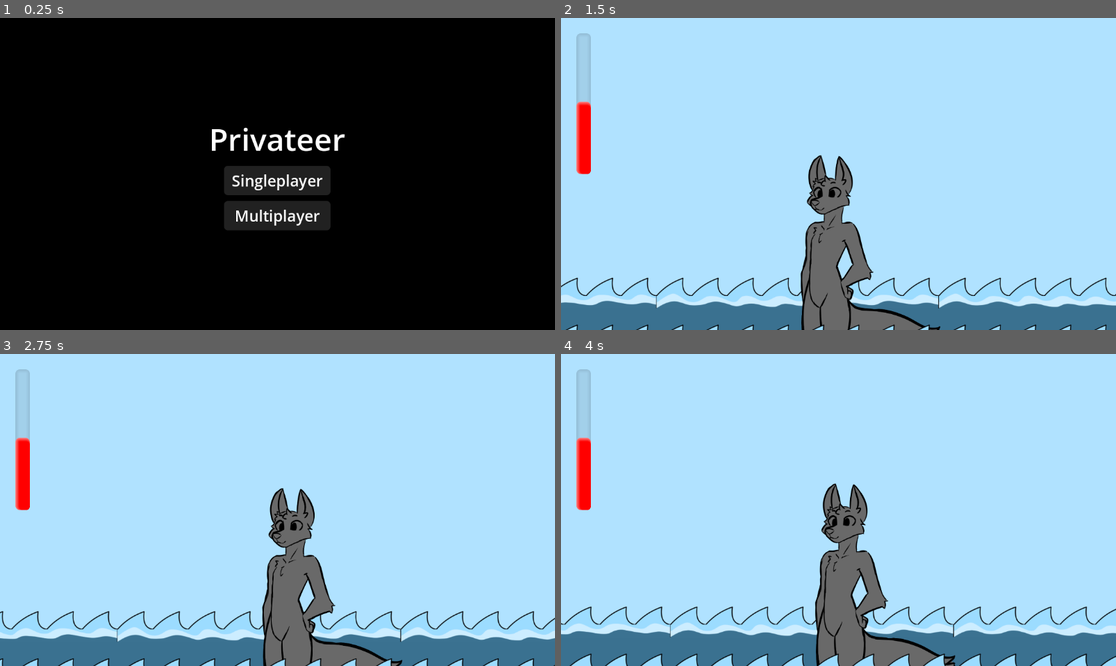
Above: before the commit, frames 1-4 (two rows, left to right).
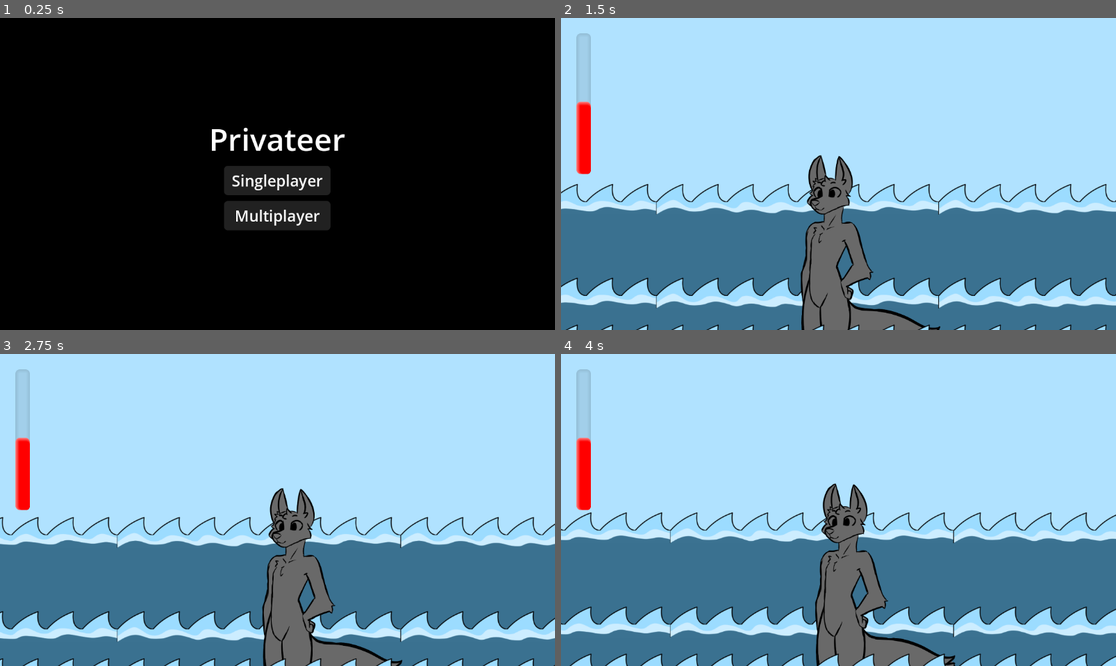
Above: after the commit, the same moments.

Repository: Changryy/Privateer
Game: Godot game, scene res://Game/Menu/Menu.tscn
Same seed, same stepped clock (60 frames per second), same inputs: the game is played once before the commit and once after it.
Inputs (mouse positions are in pixels of both pictures, inside the frame that each line leads up to):
- Up to frame 1 (0.25 s): no input
- Up to frame 2 (1.5 s): click "Singleplayer" at 0.5 s; tap Enter at 1.25 s; move the mouse to (960, 158) at 1.27 s; press the mouse at (960, 158) at 1.28 s; hold D (right) from 1.28 s (still down)
- Up to frame 3 (2.75 s): keep holding D (right); tap Space (jump) at 1.52, 2, 2.27 s; move the mouse to (166, 525) at 2.02 s; release the mouse at (166, 525) at 2.03 s; click (166, 525) at 2.1 s
- Up to frame 4 (4 s): tap Enter at 2.75 s; move the mouse to (894, 441) at 2.77 s; release D (right) at 2.78 s; press the mouse at (894, 441) at 2.78 s; hold A (left) 2.78-3.53 s; tap Space (jump) at 3.5, 3.77 s; move the mouse to (810, 572) at 3.52 s; release the mouse at (810, 572) at 3.53 s; hold D (right) from 3.53 s (still down); click (810, 572) at 3.6 s

The runs differ from the first frame. In frame 2, 25% of the frame differs, in the area x 0-100%, y 53-89%; in frame 3, 25%, in the area x 0-100%, y 52-89%; in frame 4, 25%.
Error in both runs: Cannot call method 'change_scene_to_file' on a null value. (res://Game/Menu/Menu.gd:17)

Commit message:
Scalables

Diff:
--- a/Game/World/Main.tscn
+++ b/Game/World/Main.tscn
@@ -38,6 +38,10 @@
 
 [node name="Enemy" type="CanvasLayer" parent="Layers"]
 script = ExtResource("3_732wu")
+id = -1
+height = 800
+
+[node name="Ocean4" parent="Layers/Enemy" instance=ExtResource("2_mueq4")]
 
 [node name="Player" type="Node" parent="Layers"]
 
--- a/Game/World/Player/Player.tscn
+++ b/Game/World/Player/Player.tscn
@@ -8,6 +8,7 @@
 [ext_resource type="Script" path="res://Game/World/Player/Hitbox.gd" id="5_5oasc"]
 [ext_resource type="Script" path="res://Game/World/Player/PlayerCamera.gd" id="5_57t5e"]
 [ext_resource type="Script" path="res://Game/World/Player/Input/Movement.gd" id="5_527tq"]
+[ext_resource type="Script" path="res://Game/World/Ship/Scalable.gd" id="5_b5rn3"]
 [ext_resource type="Script" path="res://Game/World/Player/Input/Helming.gd" id="6_ekgyc"]
 [ext_resource type="Script" path="res://Game/World/Player/Input/Die.gd" id="7_vvkv8"]
 [ext_resource type="Script" path="res://Game/World/Player/Input/Puppet.gd" id="8_mgrkk"]
@@ -160,9 +161,14 @@
 anim_player = NodePath("../AnimationPlayer")
 active = true
 
-[node name="SpritePos" type="Node2D" parent="."]
+[node name="SpritePos" type="Node2D" parent="." node_paths=PackedStringArray("scalable")]
 top_level = true
 script = ExtResource("4_bjk0p")
+scalable = NodePath("Scalable")
+
+[node name="Scalable" type="Node" parent="SpritePos" node_paths=PackedStringArray("start_node")]
+script = ExtResource("5_b5rn3")
+start_node = NodePath("..")
 
 [node name="Sprite" type="Sprite2D" parent="SpritePos"]
 unique_name_in_owner = true
@@ -175,9 +181,8 @@
 monitoring = false
 script = ExtResource("5_5oasc")
 
-[node name="Hitbox" type="CollisionShape2D" parent="SpritePos/Interaction"]
-position = Vector2(0, -481)
-shape = SubResource("CapsuleShape2D_6cmj4")
+[node name="CollisionPolygon2D" type="CollisionPolygon2D" parent="SpritePos/Interaction"]
+polygon = PackedVector2Array(-108, -92, -107, -861, 108, -860, 112, -93)
 
 [node name="Camera" type="Camera2D" parent="SpritePos"]
 position = Vector2(0, -482)
--- a/Game/World/Player/SpritePos.gd
+++ b/Game/World/Player/SpritePos.gd
@@ -1,9 +1,32 @@
 extends Node2D
+
+
+@export var sync_rotation := true
+@export var scalable: Scalable
+
+var last_scale: float = 1
 
 
 
 func _process(_delta: float) -> void:
 	if owner.ghost: return
 	if !is_instance_valid(owner.ship): return
-	global_position = owner.ship.to_global(owner.position)
-	global_rotation = owner.ship.global_rotation
+
+	var ship_scale := get_ship_scale()
+
+	global_position = owner.ship.to_global(owner.position * ship_scale)
+	if sync_rotation: global_rotation = owner.ship.global_rotation
+
+	if ship_scale != last_scale:
+		last_scale = ship_scale
+		if !is_instance_valid(scalable): return
+		scalable.set_scale(last_scale)
+
+
+
+func get_ship_scale() -> float:
+	if !is_instance_valid(owner.ship): return 1
+	if !owner.ship.has_meta(&"scalable"): return 1
+	var ship_scalable := owner.ship.get_meta(&"scalable") as Scalable
+	if !is_instance_valid(ship_scalable): return 1
+	return ship_scalable.current_scale
--- /dev/null
+++ b/Game/World/Ship/Scalable.gd
@@ -0,0 +1,46 @@
+extends Node
+class_name Scalable
+
+@export var start_node: Node2D
+
+var polygons: Array[CollisionPolygon2D] = []
+var sprites: Array[Sprite2D] = []
+
+var current_scale: float = 1
+
+
+func _ready() -> void:
+	owner.set_meta(&"scalable", self)
+
+
+
+func retreive_nodes(node: Node2D) -> void:
+	if !is_instance_valid(node): return
+	if node.top_level: return
+
+	if node is CollisionPolygon2D:
+		polygons.append(node)
+	elif node is Sprite2D:
+		sprites.append(node)
+
+	assert(not node is CollisionShape2D, "Collision shapes are not supported.\n%s" % get_path_to(node))
+
+	for c in node.get_children():
+		if not node is Node2D: continue
+		retreive_nodes(c)
+
+
+func set_scale(new_scale: float = 1) -> void:
+	polygons.clear()
+	sprites.clear()
+	retreive_nodes(start_node if is_instance_valid(start_node) else owner)
+
+	var scale: float = new_scale / current_scale
+	current_scale = new_scale
+
+	for poly in polygons:
+		for i in len(poly.polygon):
+			poly.polygon[i] *= scale
+
+	for sprite in sprites:
+		sprite.scale = Vector2.ONE * new_scale
--- a/Game/World/Ship/Ship.gd
+++ b/Game/World/Ship/Ship.gd
@@ -4,6 +4,7 @@
 @export var ground: StaticBody2D
 @export var height_offset: float = 50
 @export var animation: AnimationPlayer
+
 
 var contents: Array[Node2D] = []
 
--- a/Game/World/Ship/Ship.tscn
+++ b/Game/World/Ship/Ship.tscn
@@ -1,6 +1,7 @@
-[gd_scene load_steps=8 format=3 uid="uid://bn5yn84yfo7xf"]
+[gd_scene load_steps=9 format=3 uid="uid://bn5yn84yfo7xf"]
 
 [ext_resource type="Script" path="res://Game/World/Ship/Ship.gd" id="1_03lvu"]
+[ext_resource type="Script" path="res://Game/World/Ship/Scalable.gd" id="2_hkweo"]
 [ext_resource type="Texture2D" uid="uid://dh2g4alt6akhp" path="res://Game/World/Ship/Dingy2.png" id="2_utcbh"]
 [ext_resource type="Script" path="res://Game/World/Interactables/Helm.gd" id="3_aewmn"]
 [ext_resource type="Script" path="res://Game/World/Ship/Damagable.gd" id="4_sstih"]
@@ -69,28 +70,32 @@
 script = ExtResource("1_03lvu")
 ground = NodePath("Ground")
 animation = NodePath("Ship")
+metadata/_edit_vertical_guides_ = []
+
+[node name="Scalable" type="Node" parent="."]
+script = ExtResource("2_hkweo")
 
 [node name="Sprite2D" type="Sprite2D" parent="."]
 position = Vector2(25, -1439)
 texture = ExtResource("2_utcbh")
 
 [node name="Helm" type="Area2D" parent="." node_paths=PackedStringArray("pos", "drop_pos")]
-position = Vector2(-1333, -543)
 collision_layer = 12
 script = ExtResource("3_aewmn")
 pos = NodePath("HelmPos")
 drop_pos = NodePath("DropPos")
 
 [node name="CollisionPolygon2D" type="CollisionPolygon2D" parent="Helm"]
-polygon = PackedVector2Array(-152, -75, 107, -3, 138, 61, 58, 41, -82, 69, -106, 20, -152, 22, -196, -9, -200, -44)
+polygon = PackedVector2Array(-1485, -618, -1226, -546, -1195, -482, -1275, -502, -1415, -474, -1439, -523, -1485, -521, -1529, -552, -1533, -587)
 
 [node name="HelmPos" type="Marker2D" parent="Helm"]
-position = Vector2(-9, 513)
+position = Vector2(-1342, -30)
 
 [node name="DropPos" type="Marker2D" parent="Helm"]
-position = Vector2(98, 620)
+position = Vector2(-1235, 77)
 
 [node name="Ground" type="StaticBody2D" parent="."]
+visible = false
 top_level = true
 collision_layer = 2
 
@@ -113,3 +118,5 @@
 
 [node name="CollisionPolygon2D" type="CollisionPolygon2D" parent="Hull"]
 polygon = PackedVector2Array(-1568, -234, -1428, -83, -1387, 61, -1100, 238, -790, 340, 524, 397, 935, 329, 1332, 129, 1607, -136, 1830, -434, 1498, -313, 799, -162, 37, -162, -749, -249, -1568, -430)
+
+[node name="Polygon2D" type="Polygon2D" parent="."]
--- a/project.godot
+++ b/project.godot
@@ -99,3 +99,7 @@
 2d_physics/layer_2="Ground"
 2d_physics/layer_3="Interaction"
 2d_physics/layer_4="Damagable"
+
+[rendering]
+
+viewport/transparent_background=true
Not shown: 1 places in Game/World/Player/Player.tscn that only renumber resources
